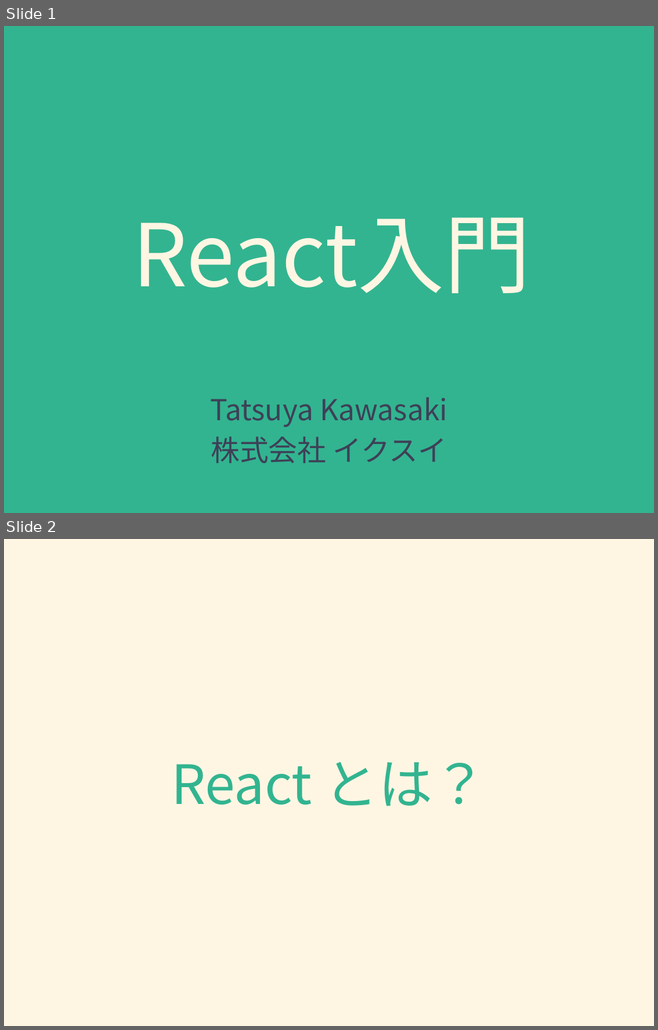
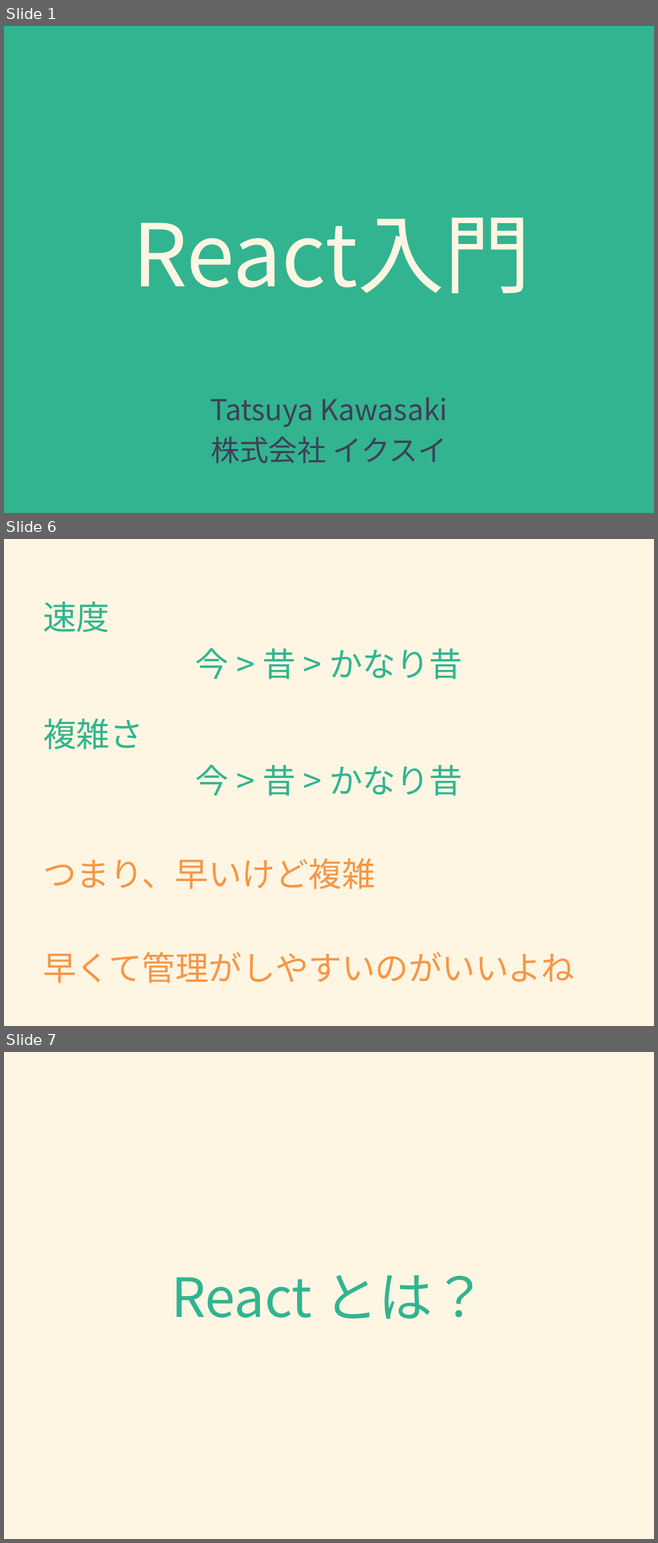
Before and after one commit to ixui/react-first-step, a slide deck: 20160428 React入門.pptx. Shown one above the other, each under a label of ours: slides 1 and 2 before the commit, slides 1, 6 and 7 after it; the slides between them are not shown. The pictures are 658x1030 and 658x1543 pixels, drawn with LibreOffice and Linux fonts; fonts in the diff are those of the drawing. Boxes give left, top, right and bottom in pixels: in the first picture for what was removed or moved away, otherwise in the second. Text is boxed around its words. In the diff, an @@ line names an element or a change of style, - is before the commit and + after.

```diff
--- a/20160428 React入門.pptx
+++ b/20160428 React入門.pptx
@@ slide 6 added at box(4, 539, 654, 1026), background #FEF6E3 @@
@@ text added at box(43, 601, 574, 983), 37 pt, text #F79646 @@
+速度
+今 > 昔 > かなり昔
+複雑さ
+今 > 昔 > かなり昔
+つまり、早いけど複雑
+早くて管理がしやすいのがいいよね
@@ what was slide 2 is now slide 7 @@
```
Also in this commit, not shown: 1 slide changed, 6 other slides added, 2 other files.
